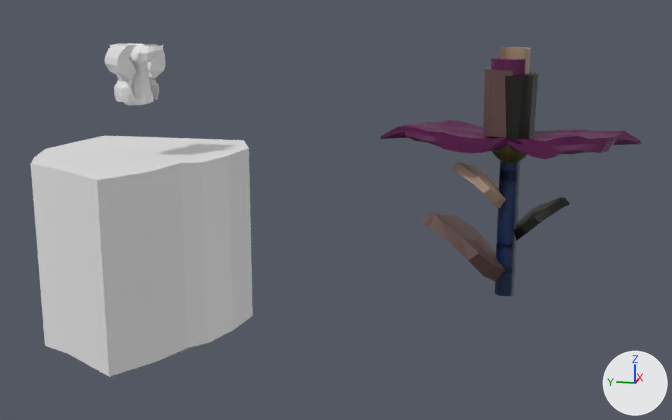
An edit to the glTF model Project/Assets/Enemy/FlowerClover/FlowerClover.gltf, drawn before and after from the same camera.
Rendered twice from a camera (50 mm lens) standing at (-9.27, -0.13, 2.87) and looking at (0.0, 1.73, 0.56). Every picture has the same lights, and +X, +Y and +Z are marked at lower right. The picture after the commit comes second. Where no turn or scale is listed for an object, it has been applied to the vertices.

The first picture shows '円柱.003', '平面', '平面.001', '平面.002', '平面.003', '平面.004', '平面.005', '平面.007', '立方体', '立方体.001', '立方体.002', '立方体.012' and 8 more.
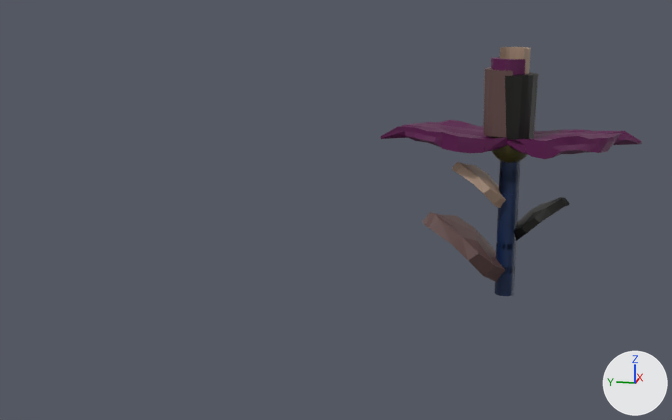
Location of each change, [x1, y1, x2, y2] in pixels of the pictures (672 x 420 px):
'立方体', deleted: before [31, 136, 253, 377]
'平面.003', deleted: before [105, 43, 138, 102]
'平面.001', deleted: before [109, 44, 164, 105]
'平面.002', deleted: before [125, 44, 165, 100]

The edits, one by one:
Object '立方体' (ob_立方体) is deleted.
Object '平面.001' (ob_平面_001) is deleted.
Object '平面.002' (ob_平面_002) is deleted.
Object '平面.003' (ob_平面_003) is deleted.
